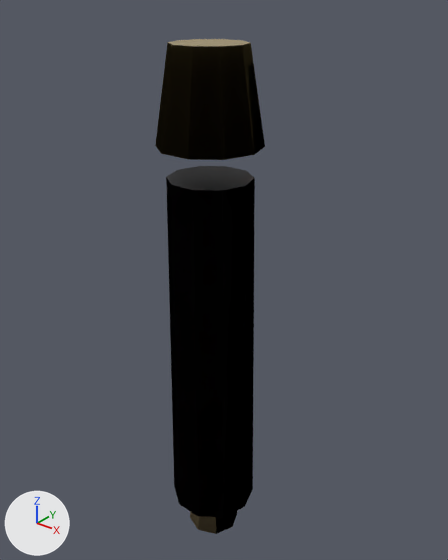
An edit to the glTF model assets/props/fire_starter.glb, drawn before and after from the same camera.
Both versions are drawn from a camera (50 mm lens) standing at (0.1228, -0.1466, 0.1865) and looking at (0.0021, 0.0043, 0.093). Arrows for +X, +Y and +Z are at lower left; the lights stay in place. The picture after the commit comes second. Where no turn or scale is listed for an object, it has been applied to the vertices.

In view in the first picture: 'Cap', 'Tip', 'Tube'.
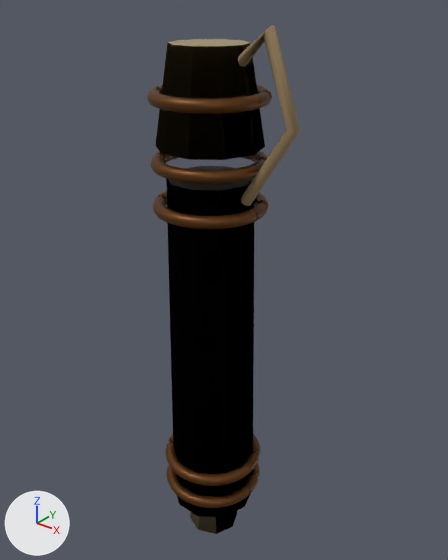
Changed parts and their boxes [x1, y1, x2, y2] in the pictures (448 x 560 px):
'Art_OxidizedBrass', added (brown)
    after: [147, 85, 272, 508]
'Art_FadedThread', added (brown)
    after: [238, 25, 300, 206]

Edits to the bpy script that builds the scene:
```text
Add img_t_bronze:
    img_t_bronze = load_image('t_bronze', '_unpacked/t_bronze', 256, 256, 'sRGB')
Add mat_fadedthread:
    mat_fadedthread = principled_material('FadedThread')
    mat_fadedthread.base_color = (0.29, 0.2, 0.1)  # brown #937c59
    mat_fadedthread.roughness = 0.89
Add mat_oxidizedbrass:
    mat_oxidizedbrass = bpy.data.materials.new('OxidizedBrass')
    # colours: beige #d6af81
    # uses the picture img_t_bronze
Add me_art_fadedthread:
    me_art_fadedthread.from_pydata(...)  # 36 vertices, 48 faces; spans x 0.0087..0.032, y -0.002..0.002, z 0.1239..0.1756
    me_art_fadedthread.materials.append(mat_fadedthread)  # brown #937c59
Add me_art_oxidizedbrass:
    me_art_oxidizedbrass.from_pydata(...)  # 1330 vertices, 2560 faces; spans x -0.019..0.019, y -0.019..0.019, z 0.007..0.157
    me_art_oxidizedbrass.materials.append(mat_oxidizedbrass)
Add ob_art_fadedthread:
    ob_art_fadedthread = bpy.data.objects.new('Art_FadedThread', me_art_fadedthread)
    ob_art_fadedthread.location = (0.0, 0.0, 0.0)
Add ob_art_oxidizedbrass:
    ob_art_oxidizedbrass = bpy.data.objects.new('Art_OxidizedBrass', me_art_oxidizedbrass)
    ob_art_oxidizedbrass.location = (0.0, 0.0, 0.0)
```
